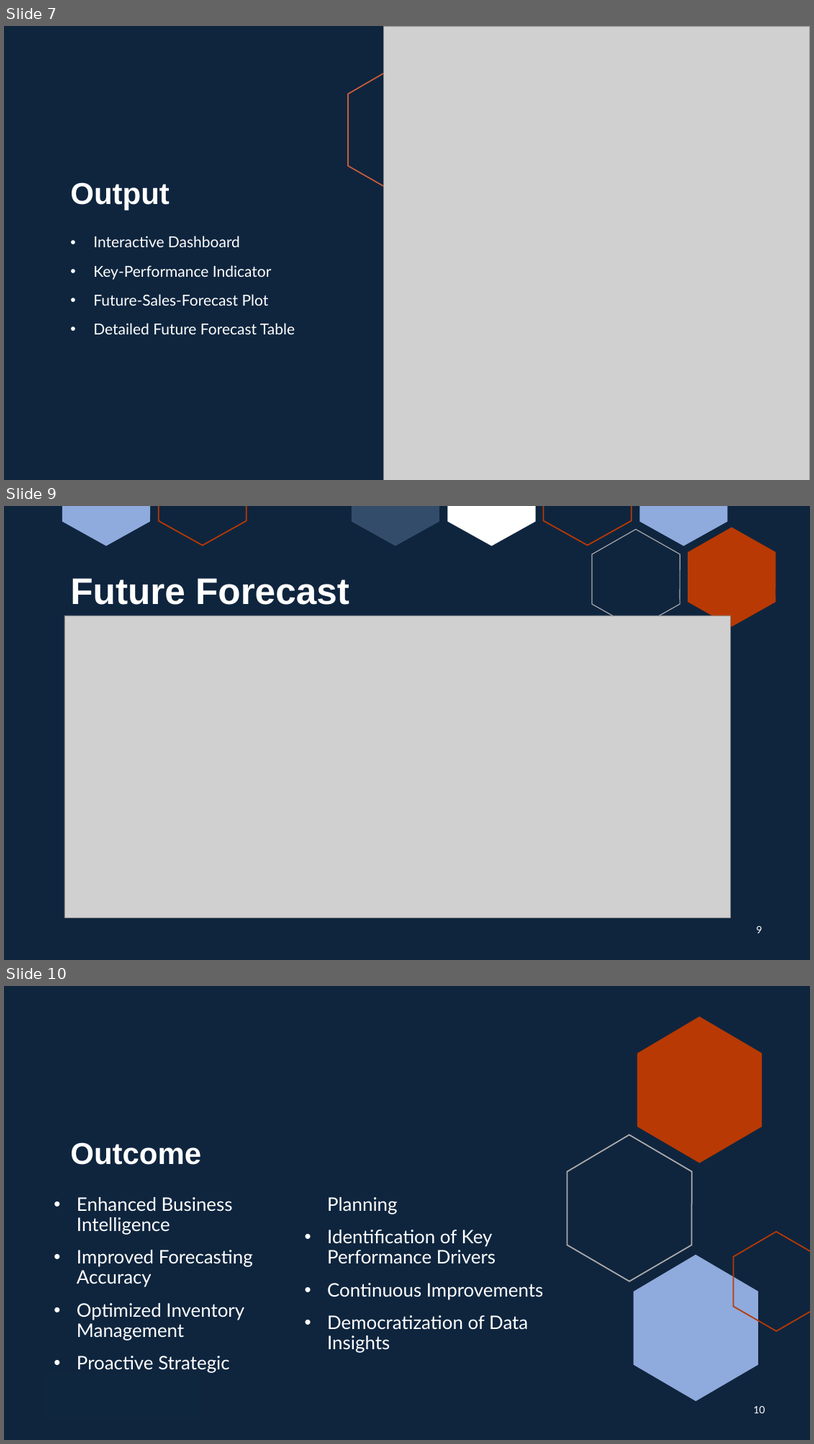
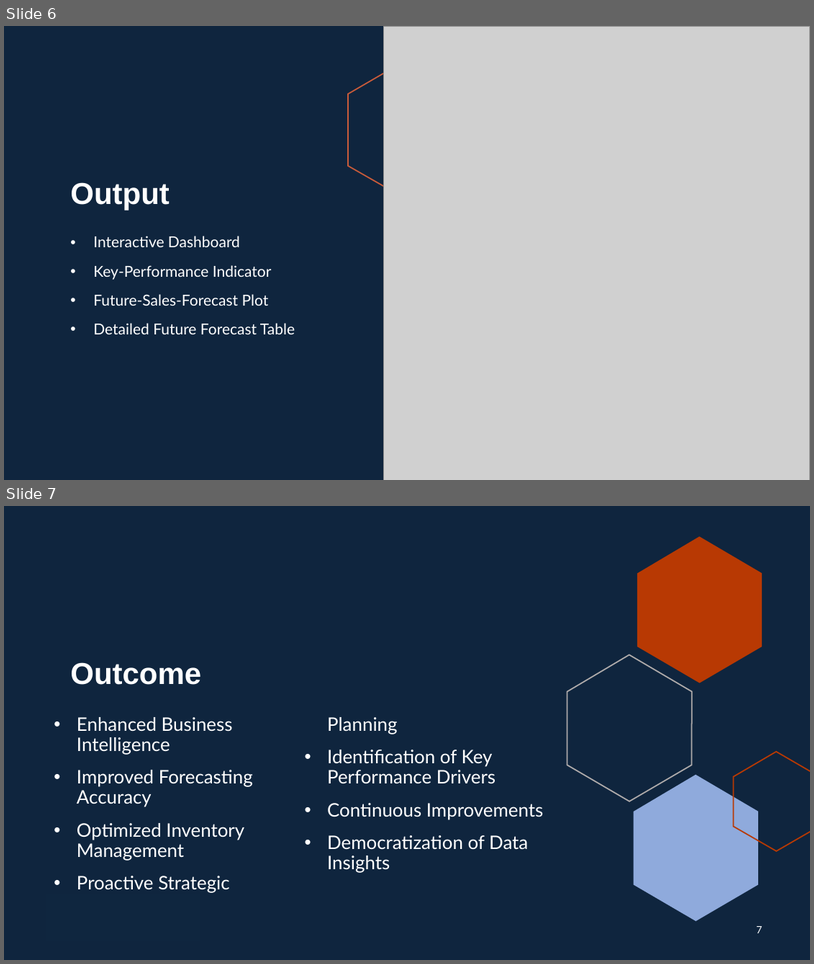
Before and after one commit to AlienMinus/Retail-Sales-Forecast, a slide deck: Docs/Retail Sales Forecasting.pptx. Shown one above the other, each under a label of ours: slides 7, 9 and 10 before the commit, slides 6 and 7 after it; the slides between them are not shown. The pictures are 814x1444 and 814x964 pixels, drawn with LibreOffice and Linux fonts; fonts in the diff are those of the drawing; grey boxes stand for pictures. Boxes give left, top, right and bottom in pixels: in the first picture for what was removed or moved away, otherwise in the second. Text is boxed around its words. In the diff, an @@ line names an element or a change of style, - is before the commit and + after.

Commit message:
Changes to be committed: 	new file:   Docs/Retail Sales Analysis & Forecast.xmind 	modified:   Docs/Retail Sales Forecasting.pptx

```diff
--- a/Docs/Retail Sales Forecasting.pptx
+++ b/Docs/Retail Sales Forecasting.pptx
@@ slide 9 removed at (x1=4, y1=506, x2=810, y2=960), background #0F253E @@
@@ freeform shape removed at (x1=62, y1=506, x2=149, y2=546) @@
@@ freeform shape removed at (x1=159, y1=506, x2=247, y2=546) @@
@@ freeform shape removed at (x1=352, y1=506, x2=440, y2=546) @@
@@ freeform shape removed at (x1=448, y1=506, x2=536, y2=546) @@
@@ freeform shape removed at (x1=543, y1=506, x2=631, y2=546) @@
@@ freeform shape removed at (x1=640, y1=506, x2=728, y2=546) @@
@@ freeform shape removed at (x1=688, y1=527, x2=777, y2=626) @@
@@ freeform shape removed at (x1=593, y1=529, x2=681, y2=628) @@
@@ title removed at (x1=70, y1=578, x2=350, y2=605) @@
-Future Forecast
@@ picture removed at (x1=64, y1=615, x2=731, y2=917) @@
@@ page number removed at (x1=756, y1=926, x2=762, y2=933) @@
-9
@@ what was slide 7 is now slide 6 @@
@@ what was slide 10 is now slide 7 @@
@@ page number at (x1=756, y1=926, x2=762, y2=933): text changed @@
-10
+7
```
Also in this commit, not shown: 3 slides changed, 2 slides added, 3 other slides removed, 1 other file.
